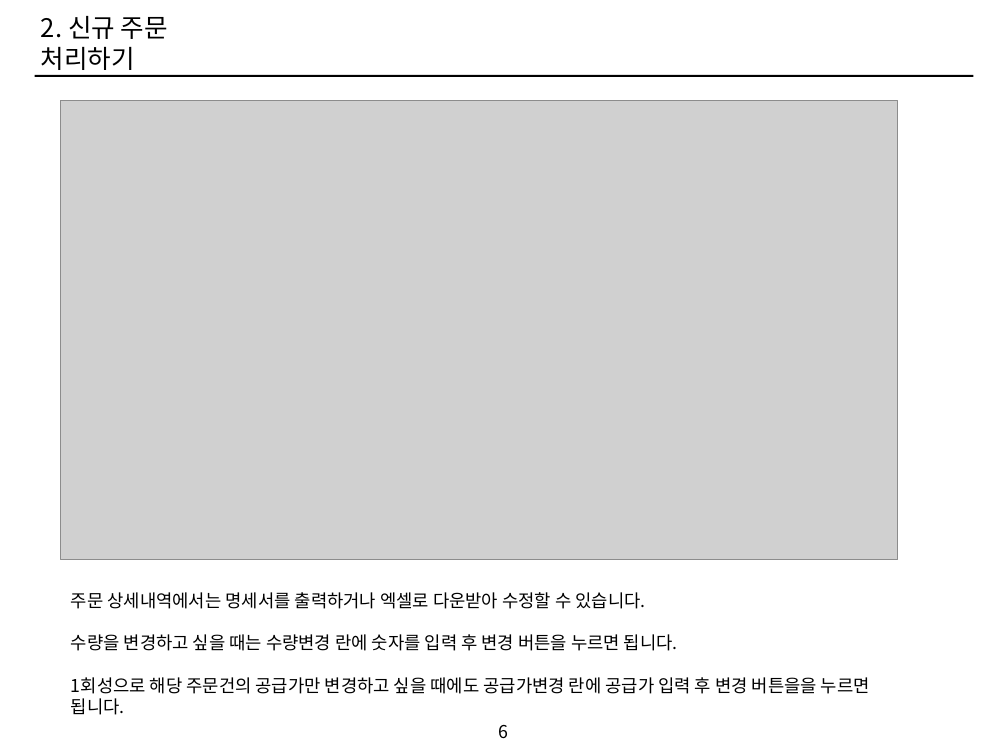
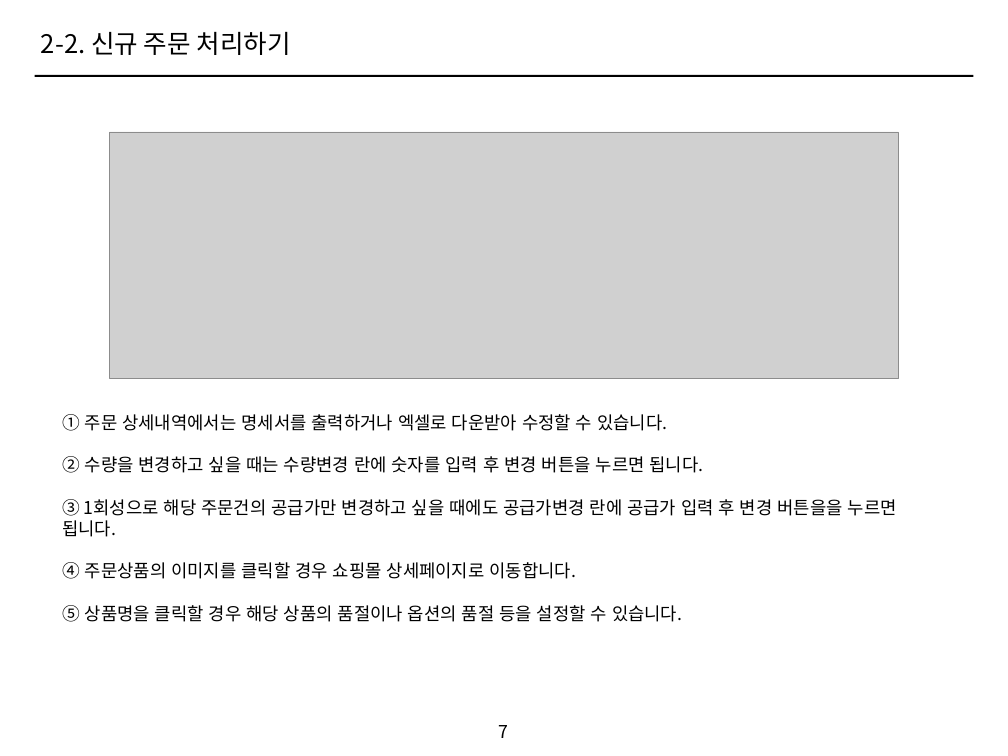
Before and after one commit to ethanjoh/SOHO-market, a slide deck: slide 7 of manual.pptx (slide 6 before the commit). Drawn at 1008x756 pixels with LibreOffice and Linux fonts; fonts in the diff are those of the drawing; grey boxes stand for pictures. Boxes give left, top, right and bottom in pixels: in the first picture for what was removed or moved away, otherwise in the second. Text is boxed around its words. In the diff, an @@ line names an element or a change of style, - is before the commit and + after.

Commit message:
상품 수정 및 매뉴얼 추가

```diff
--- a/manual.pptx
+++ b/manual.pptx
@@ text at (41,32,291,55): text changed @@
-2. 신규 주문 처리하기
+2-2. 신규 주문 처리하기
@@ picture: place and size @@
-picture at (61,100,898,560)
+picture at (110,132,898,378)
@@ text at (62,414,897,622): text changed @@
-주문 상세내역에서는 명세서를 출력하거나 엑셀로 다운받아 수정할 수 있습니다.
-수량을 변경하고 싶을 때는 수량변경 란에 숫자를 입력 후 변경 버튼을 누르면 됩니다.
-1회성으로 해당 주문건의 공급가만 변경하고 싶을 때에도 공급가변경 란에 공급가 입력 후 변경 버튼을을 누르면 됩니다.
+① 주문 상세내역에서는 명세서를 출력하거나 엑셀로 다운받아 수정할 수 있습니다.
+② 수량을 변경하고 싶을 때는 수량변경 란에 숫자를 입력 후 변경 버튼을 누르면 됩니다.
+③ 1회성으로 해당 주문건의 공급가만 변경하고 싶을 때에도 공급가변경 란에 공급가 입력 후 변경 버튼을을 누르면 됩니다.
+④ 주문상품의 이미지를 클릭할 경우 쇼핑몰 상세페이지로 이동합니다.
+⑤ 상품명을 클릭할 경우 해당 상품의 품절이나 옵션의 품절 등을 설정할 수 있습니다.
@@ page number at (499,725,509,738): text changed @@
-6
+7
```
Also in this commit, not shown: 18 other slides changed, 6 slides added, 2 slides removed, 5 other files.
